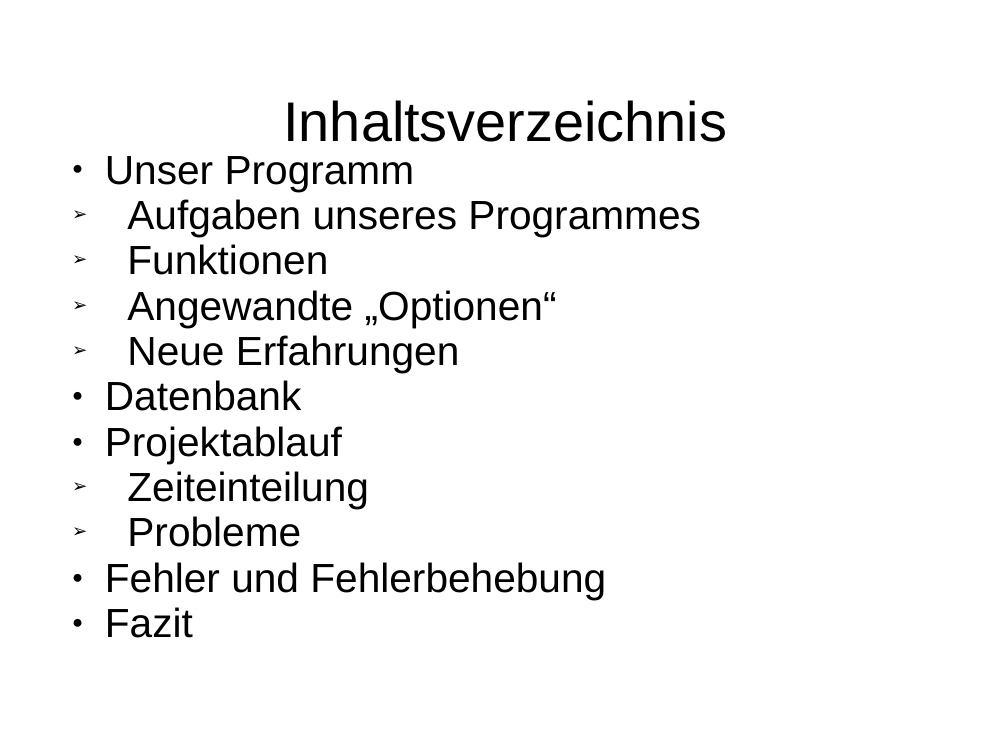
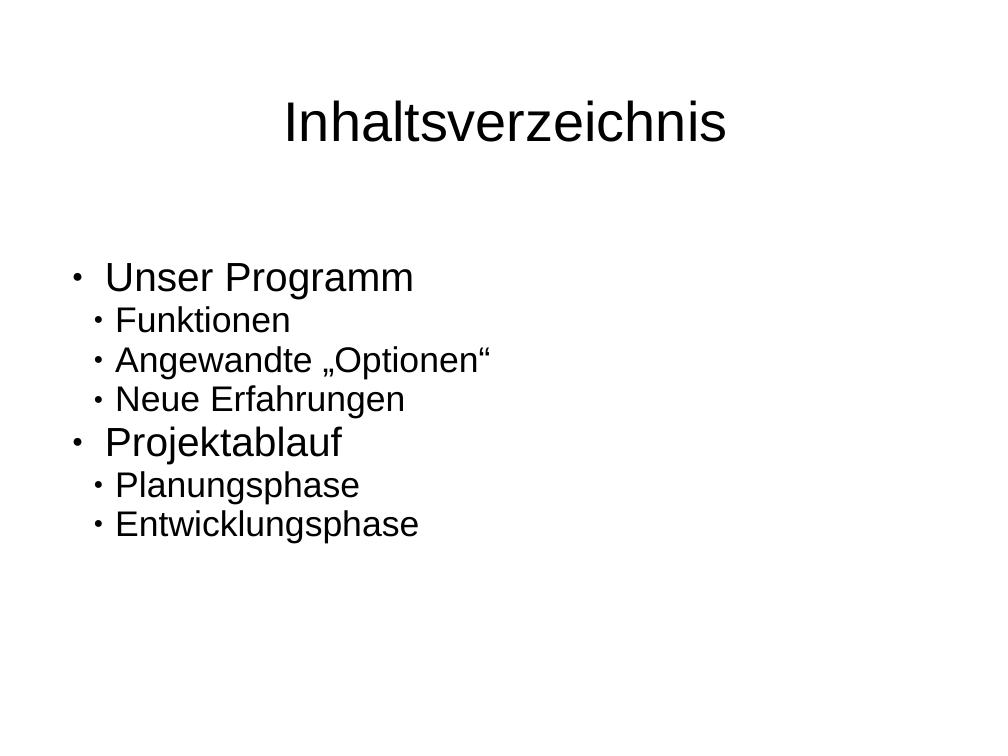
Before and after one commit to ShaniaAllhusen/Mittelstufenprojekt, a slide deck: slide 2 of Projekt-Präsentation.ppt. Drawn at 1008x756 pixels with LibreOffice and Linux fonts; fonts in the diff are those of the drawing. Boxes give left, top, right and bottom in pixels: in the first picture for what was removed or moved away, otherwise in the second. Text is boxed around its words. In the diff, an @@ line names an element or a change of style, - is before the commit and + after.

```diff
--- a/Projekt-Präsentation.ppt
+++ b/Projekt-Präsentation.ppt
@@ text at bbox=[127, 199, 701, 237]: paragraph removed @@
-➢ Aufgaben unseres Programmes
@@ text at bbox=[105, 263, 491, 463]: size 32 to 28 pt in "Funktionen", "Angewandte „Optionen“", "Neue Erfahrungen"; bullet ➢ to ●; list level 1 to 2 in "Funktionen"; list level 1 to 2 in "Angewandte „Optionen“"; list level 1 to 2 in "Neue Erfahrungen" @@
@@ text at bbox=[105, 380, 301, 411]: paragraph removed @@
-● Datenbank
@@ text at bbox=[115, 471, 419, 544]: text changed; size 32 to 28 pt @@
-➢ Zeiteinteilung
-➢ Probleme
-● Fehler und Fehlerbehebung
-● Fazit
+  ● Planungsphase
+  ● Entwicklungsphase
```
Also in this commit, not shown: 5 other slides changed, 13 slides added, 12 slides removed.
